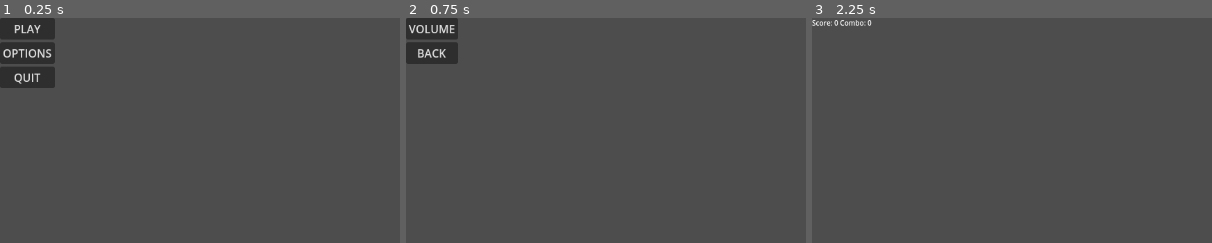
Above: before the commit, frames 1-3 (left to right).
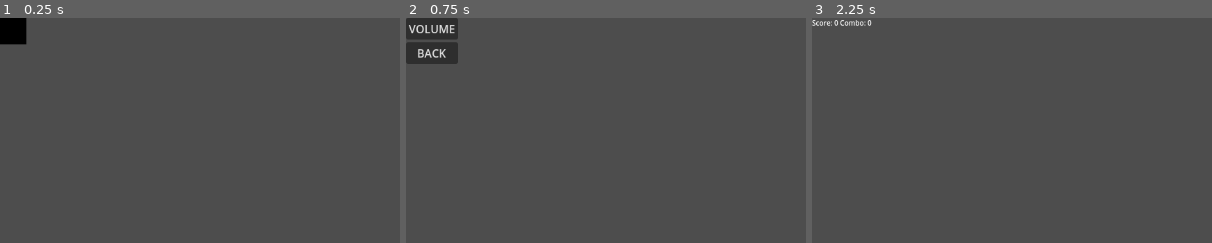
Above: after the commit, the same moments.

Repository: GeMini-220/TomoNoTaiko-NH
Game: Godot game, scene res://Scenes/Main Menu.tscn
The game is run twice, just before and just after one commit, with the same random seed, the same clock (stepped at 60 frames per second) and the same inputs. Video files are missing from this copy of the repository; at most half a second of black plays in their place. Sound files missing from this copy of the repository are replaced by a short silence.
Inputs (mouse positions are % of the whole screen's width and height, from its top left; square brackets give the same spot before the commit, where the layout moved):
- Up to frame 1 (0.25 s): no input
- Up to frame 2 (0.75 s): click (22, 90) [3, 8] at 0.5 s
- Up to frame 3 (2.25 s): click "BACK" at 1.25 s; click (52, 97) [3, 2] at 2 s
The pictures show only the part of the screen within x 0-50%, y 0-50%; the shares and areas given below are measured in that part.

The runs differ from the first frame. In frame 1, 3.8% of the frame differs, in the area x 0-14%, y 0-32%; in frame 2, nothing differs; in frame 3, nothing differs.

Commit message:
main menu ui implementation done

Diff:
--- a/Scenes/Main Menu.tscn
+++ b/Scenes/Main Menu.tscn
@@ -1,6 +1,7 @@
-[gd_scene load_steps=2 format=3 uid="uid://ddnl2ep82hvkf"]
+[gd_scene load_steps=3 format=3 uid="uid://ddnl2ep82hvkf"]
 
 [ext_resource type="Script" path="res://Scripts/main_menu.gd" id="1_lo4r5"]
+[ext_resource type="VideoStream" path="res://temp_sprites/mainmenu(for playtest).ogv" id="2_emgcr"]
 
 [node name="Menu" type="Control"]
 layout_mode = 3
@@ -19,18 +20,45 @@
 [node name="VBoxContainer" type="VBoxContainer" parent="MarginContainer"]
 layout_mode = 2
 
-[node name="Play" type="Button" parent="MarginContainer/VBoxContainer"]
+[node name="VideoStreamPlayer" type="VideoStreamPlayer" parent="."]
+layout_mode = 1
+anchors_preset = 15
+anchor_right = 1.0
+anchor_bottom = 1.0
+offset_right = 768.0
+offset_bottom = 440.0
+grow_horizontal = 2
+grow_vertical = 2
+scale = Vector2(0.600056, 0.595502)
+stream = ExtResource("2_emgcr")
+autoplay = true
+loop = true
+
+[node name="Play" type="Button" parent="."]
+modulate = Color(1, 1, 1, 0.498039)
 layout_mode = 2
-text = "PLAY"
+offset_left = 565.0
+offset_top = 615.0
+offset_right = 644.0
+offset_bottom = 646.0
 
-[node name="Options" type="Button" parent="MarginContainer/VBoxContainer"]
+[node name="Options" type="Button" parent="."]
+modulate = Color(1, 1, 1, 0.498039)
+custom_minimum_size = Vector2(150, 50)
 layout_mode = 2
-text = "OPTIONS"
+offset_left = 184.0
+offset_top = 560.0
+offset_right = 334.0
+offset_bottom = 610.0
 
-[node name="Quit" type="Button" parent="MarginContainer/VBoxContainer"]
+[node name="Quit" type="Button" parent="."]
+modulate = Color(1, 1, 1, 0.498039)
 layout_mode = 2
-text = "QUIT"
+offset_left = 969.0
+offset_top = 617.0
+offset_right = 1048.0
+offset_bottom = 648.0
 
-[connection signal="pressed" from="MarginContainer/VBoxContainer/Play" to="." method="_on_play_pressed"]
-[connection signal="pressed" from="MarginContainer/VBoxContainer/Options" to="." method="_on_options_pressed"]
-[connection signal="pressed" from="MarginContainer/VBoxContainer/Quit" to="." method="_on_quit_pressed"]
+[connection signal="pressed" from="Play" to="." method="_on_play_pressed"]
+[connection signal="pressed" from="Options" to="." method="_on_options_pressed"]
+[connection signal="pressed" from="Quit" to="." method="_on_quit_pressed"]
Not shown, added: temp_sprites/Main-Shortened(Preview).ogv
Not shown, added: temp_sprites/mainmenu(for playtest).ogv
